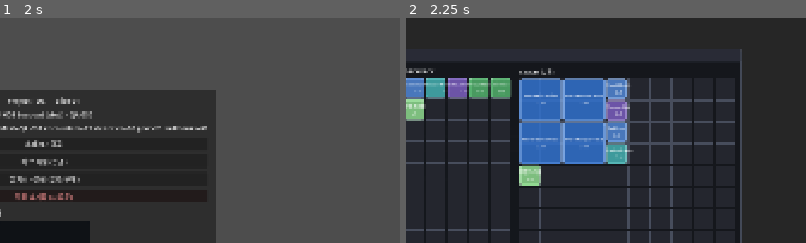
Above: before the commit, frames 1-2 (left to right).
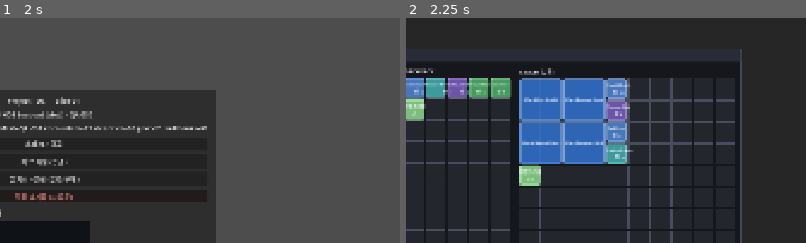
Above: after the commit, the same moments.

Repository: haepari1019/project_tdc_game
Game: Godot game, scene res://scenes/main.tscn
Two runs of this game, one before a commit and one after it. Both use one fixed random seed, a clock stepped at 60 frames per second and the inputs below.
Inputs:
- Up to frame 1 (2 s): click "Normal" at 0.5 s; click "Normal" at 1.25 s
- Up to frame 2 (2.25 s): click "스태시 / 금고" at 2 s
The pictures show only the part of the screen within x 44-94%, y 0-50%; the shares and areas given below are measured in that part.

Frame 1 is identical in both runs. In frame 2, 1.2% of the frame differs, in the area x 2-55%, y 32-63%.

Commit message:
feat(ui): 백팩 아이템 캡션 — 칸수(w×h) 제거, 스킬북은 남은 탄수 표시
칸수 표기(1×1 등)는 불필요 → 제거(사용자 요청). 스킬북은 대신 남은 탄수.

- inventory_grid._node_label: 스킬북 = "이름\n탄 N"(charges 없는 루팅/디스크립터는
  master 만탄+affix 보너스로 폴백). 기어 등 = 이름만. 소비/재료 = 보유 수(xN) 유지.

검증: ci_smoke PASS. 표시=F5.

Co-Authored-By: Claude Opus 4.8 (1M context) <noreply@anthropic.com>

Diff:
--- a/scripts/ui/inventory/inventory_grid.gd
+++ b/scripts/ui/inventory/inventory_grid.gd
@@ -185,12 +185,19 @@
 	return p
 
 
-## Item tile caption: stacked kinds (consumable·haul) show the count; others show their footprint.
+## Item tile caption: 스택류(consumable·haul)=보유 수, 스킬북=남은 탄수, 그 외(기어 등)=이름만.
+## (구: 차지 칸수 w×h — 불필요해 제거. 사용자 요청.)
 func _node_label(item: Dictionary) -> String:
 	var kind := String(item.get("kind", ""))
 	if kind == "consumable" or kind == "haul":
 		return "%s\nx%d" % [String(item.id), int(item.get("count", 1))]
-	return "%s\n%d×%d" % [String(item.id), int(item.w), int(item.h)]
+	if kind == "skillbook":
+		var c := int(item.get("charges", -1))
+		if c < 0:   # 루팅/디스크립터엔 charges 없음 → master 만탄 + affix 보너스로 표시
+			var m: Dictionary = Slice01Data.get_skillbook_master(String(item.get("base_ability_id", "")))
+			c = int(m.get("charges_max", 0)) + int((item.get("affix", {}) as Dictionary).get("charges", 0))
+		return "%s\n탄 %d" % [String(item.id), c]
+	return String(item.id)   # 기어 등 — 이름만
 
 
 ## The item whose footprint covers cell (col,row), or {} if the cell is empty.
